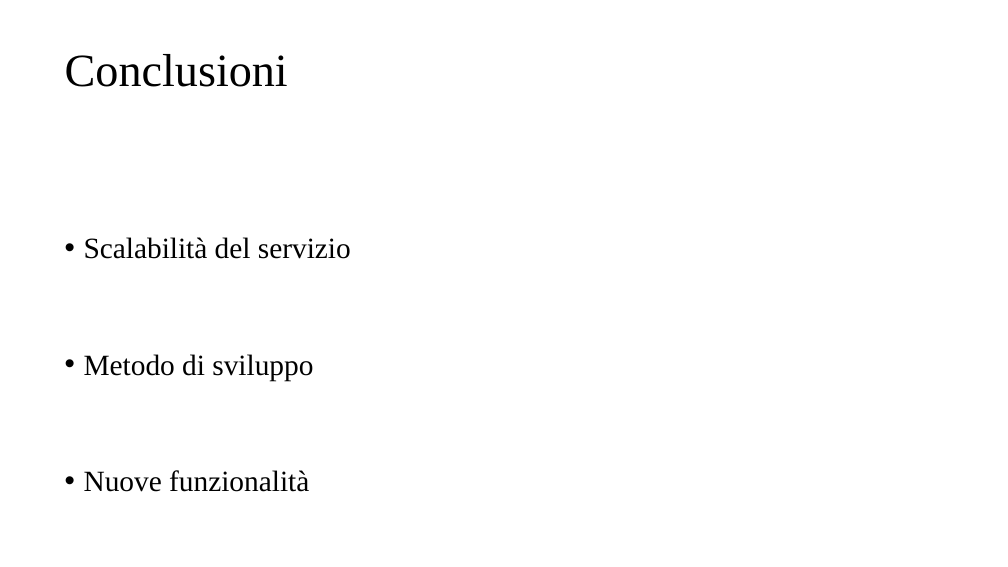
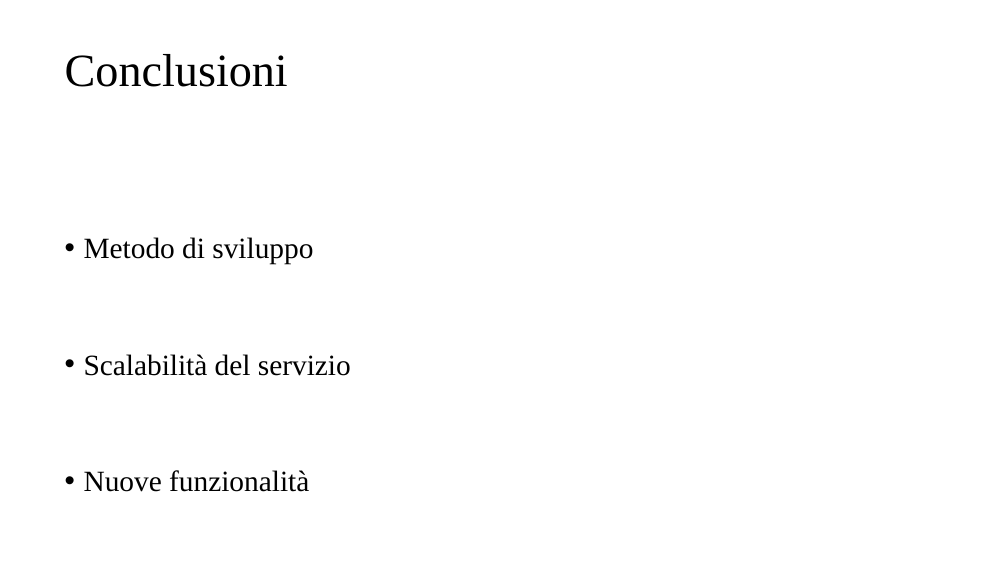
Before and after one commit to davidecolussi/Tesi, a slide deck: slide 10 of presentazione/Colussi_Davide_Presentazione.pptx. Drawn at 1008x567 pixels with LibreOffice and Linux fonts; fonts in the diff are those of the drawing. Boxes give left, top, right and bottom in pixels: in the first picture for what was removed or moved away, otherwise in the second. Text is boxed around its words. In the diff, an @@ line names an element or a change of style, - is before the commit and + after.

```diff
--- a/presentazione/Colussi_Davide_Presentazione.pptx
+++ b/presentazione/Colussi_Davide_Presentazione.pptx
@@ text at [84, 237, 313, 265]: paragraph added @@
+• Metodo di sviluppo
@@ text at [84, 354, 313, 381]: paragraph removed @@
-• Metodo di sviluppo
```
Also in this commit, not shown: 3 other slides changed, 1 slide added.
